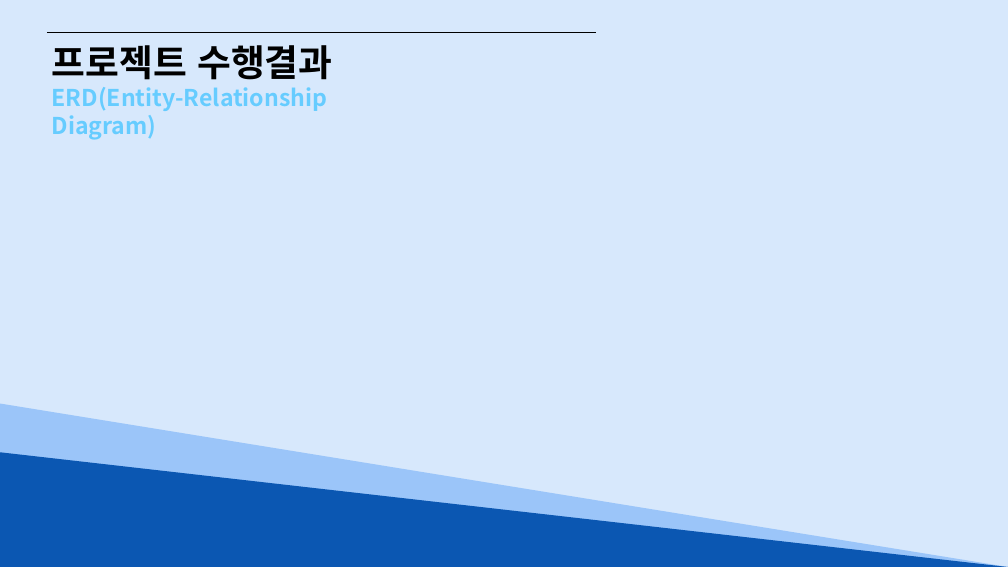
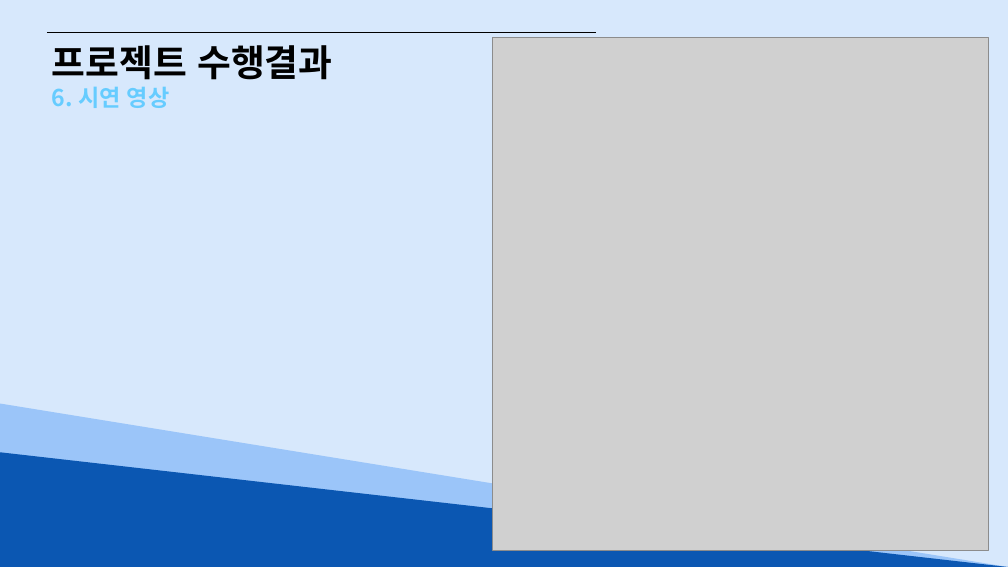
Before and after one commit to Hyno2/CSharpProject, a slide deck: slide 28 of 앉아써 팀(대구광역시 맛집데이터 조회시스템).pptx (slide 35 before the commit). Drawn at 1008x567 pixels with LibreOffice and Linux fonts; fonts in the diff are those of the drawing; grey boxes stand for pictures. Boxes give left, top, right and bottom in pixels: in the first picture for what was removed or moved away, otherwise in the second. Text is boxed around its words. In the diff, an @@ line names an element or a change of style, - is before the commit and + after.

```diff
--- a/앉아써 팀(대구광역시 맛집데이터 조회시스템).pptx
+++ b/앉아써 팀(대구광역시 맛집데이터 조회시스템).pptx
@@ picture added at <box>492,37,988,551</box> @@
@@ text at <box>52,86,169,108</box>: text changed @@
-ERD(Entity-Relationship Diagram)
+6. 시연 영상
```
Also in this commit, not shown: 12 other slides changed, 3 slides added, 14 slides removed, 2 other files.
